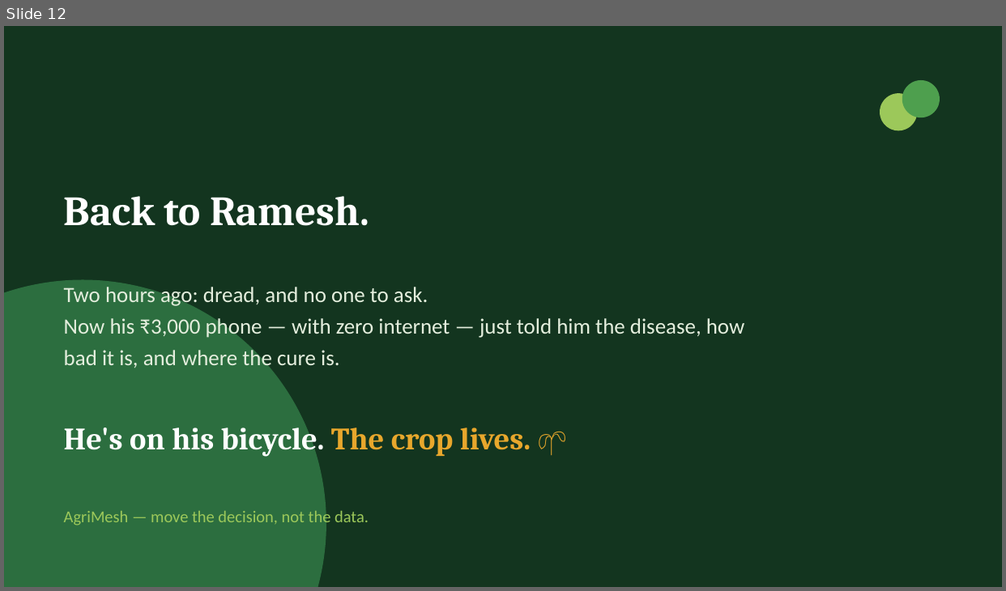
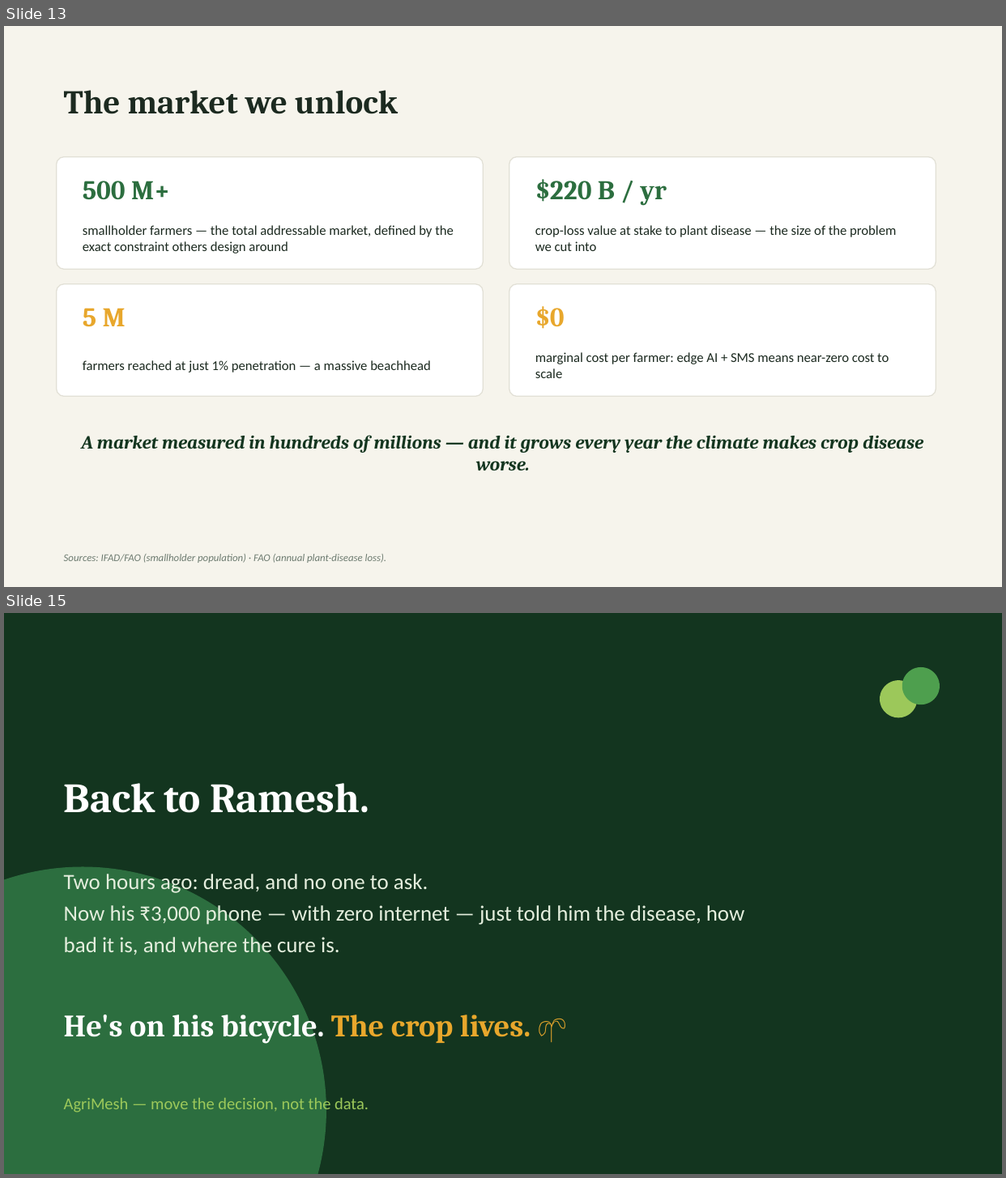
Before and after one commit to ag1170-pixel/AgriMesh, a slide deck: AgriMesh_Pitch.pptx. Shown one above the other, each under a label of ours: slide 12 before the commit, slides 13 and 15 after it; the slides between them are not shown. The pictures are 1006x591 and 1006x1178 pixels, drawn with LibreOffice and Linux fonts; fonts in the diff are those of the drawing. Boxes give left, top, right and bottom in pixels: in the first picture for what was removed or moved away, otherwise in the second. Text is boxed around its words. In the diff, an @@ line names an element or a change of style, - is before the commit and + after.

```diff
--- a/AgriMesh_Pitch.pptx
+++ b/AgriMesh_Pitch.pptx
@@ slide 13 added at bbox=[4, 26, 1002, 587], background #F6F4EC @@
@@ text added at bbox=[64, 90, 398, 114], 32 pt, text #1C2A20, bold @@
+The market we unlock
@@ rounded rectangle added at bbox=[57, 157, 484, 269], fill #FFFFFF, outline #E2E0D6 1 pt @@
@@ rounded rectangle added at bbox=[509, 157, 936, 269], fill #FFFFFF, outline #E2E0D6 1 pt @@
@@ text added at bbox=[83, 181, 170, 200], 26 pt, text #2C6E3F, bold @@
+500 M+
@@ text added at bbox=[535, 179, 667, 205], 26 pt, text #2C6E3F, bold @@
+$220 B / yr
@@ text added at bbox=[83, 225, 454, 254], 13 pt, text #1C2A20 @@
+smallholder farmers — the total addressable market, defined by the exact constraint others design around
@@ text added at bbox=[535, 225, 896, 251], 13 pt, text #1C2A20 @@
+crop-loss value at stake to plant disease — the size of the problem we cut into
@@ rounded rectangle added at bbox=[57, 284, 484, 396], fill #FFFFFF, outline #E2E0D6 1 pt @@
@@ rounded rectangle added at bbox=[509, 284, 936, 396], fill #FFFFFF, outline #E2E0D6 1 pt @@
@@ text added at bbox=[83, 308, 126, 327], 26 pt, text #E8A72C, bold @@
+5 M
@@ text added at bbox=[535, 306, 565, 329], 26 pt, text #E8A72C, bold @@
+$0
@@ text added at bbox=[83, 361, 431, 373], 13 pt, text #1C2A20 @@
+farmers reached at just 1% penetration — a massive beachhead
@@ text added at bbox=[535, 352, 889, 378], 13 pt, text #1C2A20 @@
+marginal cost per farmer: edge AI + SMS means near-zero cost to scale
@@ text added at bbox=[82, 435, 923, 471], 18 pt, text #13351F, bold, italic @@
+A market measured in hundreds of millions — and it grows every year the climate makes crop disease worse.
@@ text added at bbox=[64, 554, 387, 563], 10 pt, text #6E7C71, italic @@
+Sources: IFAD/FAO (smallholder population) · FAO (annual plant-disease loss).
@@ what was slide 12 is now slide 15 @@
```
Also in this commit, not shown: 8 slides changed, 3 other slides added, 1 slide removed, 1 other file.
